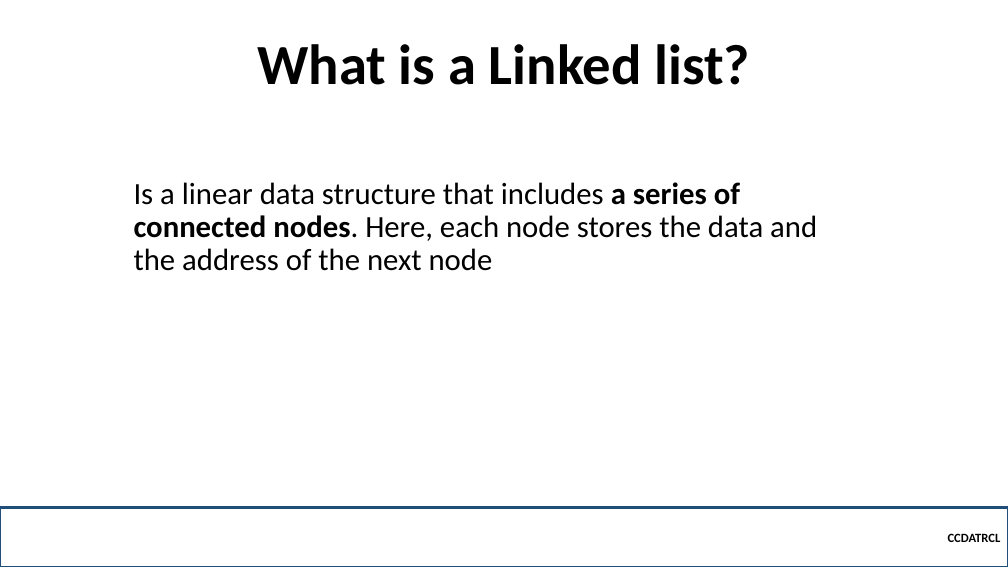
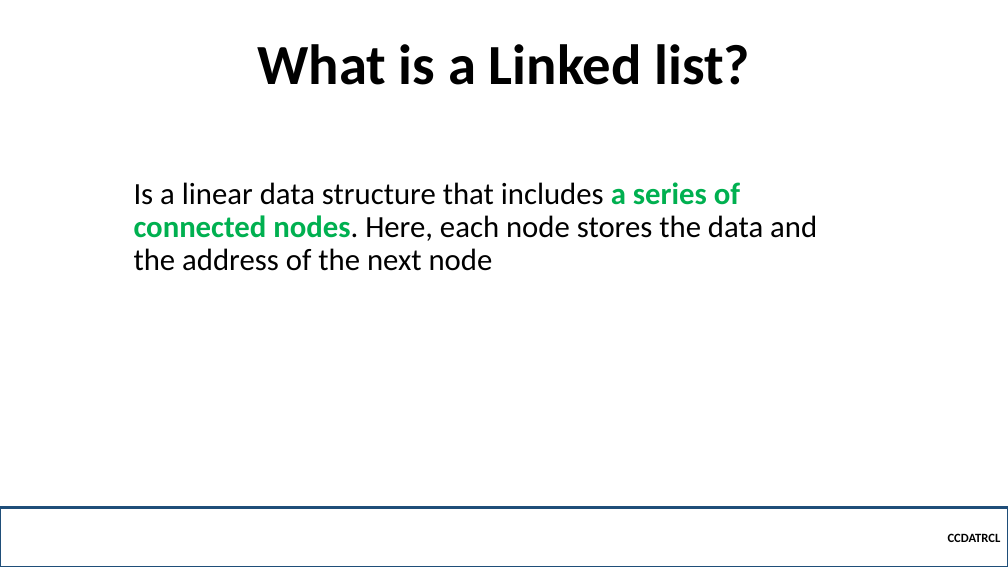
Before and after one commit to robitussin/CCDATRCL, a slide deck: slide 4 of 2 - Linked List/Linkedlist.pptx. Drawn at 1008x567 pixels with LibreOffice and Linux fonts; fonts in the diff are those of the drawing; background and template pictures are left out. Boxes give left, top, right and bottom in pixels: in the first picture for what was removed or moved away, otherwise in the second. Text is boxed around its words. In the diff, an @@ line names an element or a change of style, - is before the commit and + after.

```diff
--- a/2 - Linked List/Linkedlist.pptx
+++ b/2 - Linked List/Linkedlist.pptx
@@ text "Is a linear data structure ..." at bbox=[134, 182, 817, 271]: text colour #000000 to #00B050 in "a series of connected nodes." @@
```
Also in this commit, not shown: 6 other slides changed.
